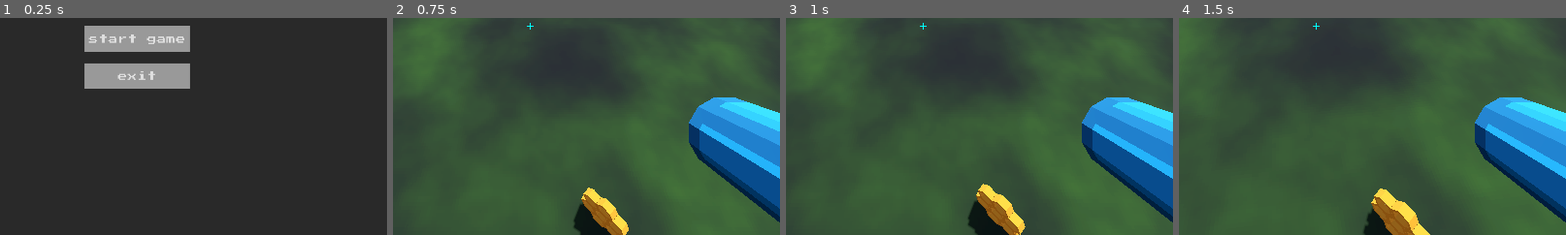
Above: before the commit, frames 1-4 (left to right).
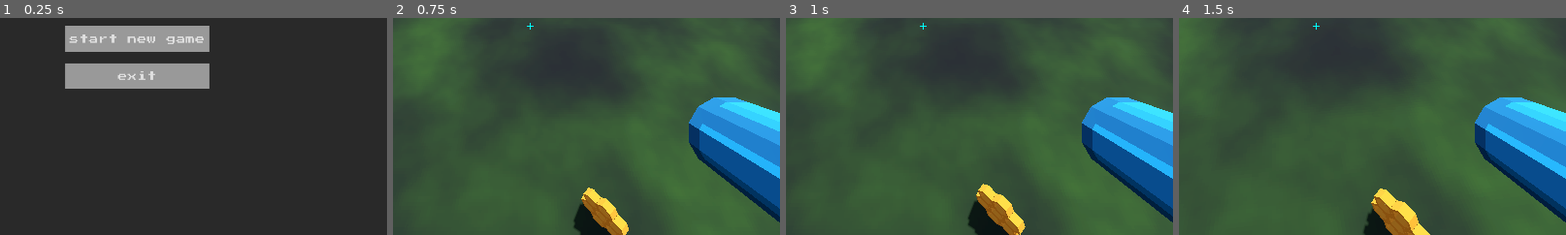
Above: after the commit, the same moments.

Repository: partkyle/bellhivers
Game: Godot game, scene res://scenes/main.tscn
Two runs of this game, one before a commit and one after it. Both use one fixed random seed, a clock stepped at 60 frames per second and the inputs below.
Inputs (mouse positions are % of the whole screen's width and height, from its top left):
- Up to frame 1 (0.25 s): no input
- Up to frame 2 (0.75 s): click (50, 53) at 0.5 s, where only the run before the commit has a clickable "start game"
- Up to frame 3 (1 s): no input
- Up to frame 4 (1.5 s): tap Enter at 1.25 s; move the mouse to (55, 50) at 1.27 s; press the mouse at (55, 50) at 1.28 s; hold W (move_up) from 1.28 s (still down)
The pictures show only the part of the screen within x 32-82%, y 48-98%; the shares and areas given below are measured in that part.

The runs differ from the first frame. In frame 1, 2.8% of the frame differs, in the area x 16-55%, y 3-33%; in frame 2, nothing differs; in frame 3, nothing differs; in frame 4, nothing differs.

Commit message:
rename and rework the game over screen to match

Diff:
--- a/ui/game_over_screen.gd
+++ b/ui/game_over_screen.gd
@@ -1,6 +1,6 @@
 extends Control
 
-@onready var subtext_label = $ColorRect/Messages/SubtextLabel
+@onready var subtext_label = $ColorRect/MenuWrapper/Messages/SubtextLabel
 
 # Called when the node enters the scene tree for the first time.
 func _ready():
@@ -21,5 +21,5 @@
 	hide()
 
 
-func _on_hive_again_button_pressed():
+func _on_start_new_game_pressed():
 	EventBus.game_started.emit()
--- a/ui/game_over_screen.tscn
+++ b/ui/game_over_screen.tscn
@@ -34,7 +34,7 @@
 grow_vertical = 2
 color = Color(0, 0, 0, 0.458824)
 
-[node name="Messages" type="VBoxContainer" parent="ColorRect"]
+[node name="MenuWrapper" type="VBoxContainer" parent="ColorRect"]
 layout_mode = 1
 anchors_preset = 8
 anchor_left = 0.5
@@ -42,55 +42,52 @@
 anchor_right = 0.5
 anchor_bottom = 0.5
 offset_left = -216.0
-offset_top = -24.0
+offset_top = -139.0
 offset_right = 216.0
-offset_bottom = 24.0
+offset_bottom = 139.0
 grow_horizontal = 2
 grow_vertical = 2
 
-[node name="GameOverLabel" type="Label" parent="ColorRect/Messages"]
+[node name="Messages" type="VBoxContainer" parent="ColorRect/MenuWrapper"]
+layout_mode = 2
+
+[node name="GameOverLabel" type="Label" parent="ColorRect/MenuWrapper/Messages"]
 layout_mode = 2
 theme_override_font_sizes/font_size = 48
 text = "Game Over"
 horizontal_alignment = 1
 
-[node name="Control" type="Control" parent="ColorRect/Messages"]
+[node name="Control" type="Control" parent="ColorRect/MenuWrapper/Messages"]
 custom_minimum_size = Vector2(0, 50)
 layout_mode = 2
 
-[node name="SubtextLabel" type="Label" parent="ColorRect/Messages"]
+[node name="SubtextLabel" type="Label" parent="ColorRect/MenuWrapper/Messages"]
 layout_mode = 2
 theme_override_font_sizes/font_size = 32
 text = "hives win"
 horizontal_alignment = 1
 
-[node name="Buttons" type="HBoxContainer" parent="ColorRect"]
-layout_mode = 1
-anchors_preset = 7
-anchor_left = 0.5
-anchor_top = 1.0
-anchor_right = 0.5
-anchor_bottom = 1.0
-offset_left = -76.0
-offset_top = -80.0
-offset_right = 76.0
-offset_bottom = -40.0
-grow_horizontal = 2
-grow_vertical = 0
+[node name="Spacer" type="Control" parent="ColorRect/MenuWrapper/Messages"]
+custom_minimum_size = Vector2(0, 100)
+layout_mode = 2
 
-[node name="MainMenuButton" type="Button" parent="ColorRect/Buttons"]
+[node name="Buttons" type="VBoxContainer" parent="ColorRect/MenuWrapper"]
+layout_mode = 2
+size_flags_horizontal = 4
+
+[node name="MainMenuButton" type="Button" parent="ColorRect/MenuWrapper/Buttons"]
 layout_mode = 2
 shortcut = SubResource("Shortcut_tjvan")
 text = "main menu"
 
-[node name="Spacer" type="Control" parent="ColorRect/Buttons"]
+[node name="Spacer" type="Control" parent="ColorRect/MenuWrapper/Buttons"]
 custom_minimum_size = Vector2(20, 0)
 layout_mode = 2
 
-[node name="HiveAgainButton" type="Button" parent="ColorRect/Buttons"]
+[node name="StartNewGame" type="Button" parent="ColorRect/MenuWrapper/Buttons"]
 layout_mode = 2
 shortcut = SubResource("Shortcut_m6oqf")
-text = "hive again"
+text = "start new game"
 
-[connection signal="pressed" from="ColorRect/Buttons/MainMenuButton" to="." method="_on_main_menu_button_pressed"]
-[connection signal="pressed" from="ColorRect/Buttons/HiveAgainButton" to="." method="_on_hive_again_button_pressed"]
+[connection signal="pressed" from="ColorRect/MenuWrapper/Buttons/MainMenuButton" to="." method="_on_main_menu_button_pressed"]
+[connection signal="pressed" from="ColorRect/MenuWrapper/Buttons/StartNewGame" to="." method="_on_start_new_game_pressed"]
--- a/ui/main_menu.gd
+++ b/ui/main_menu.gd
@@ -9,7 +9,7 @@
 	show()
 
 
-func _on_start_game_button_pressed():
+func _on_start_new_game_pressed():
 	EventBus.game_started.emit()
 	hide()
 
--- a/ui/main_menu.tscn
+++ b/ui/main_menu.tscn
@@ -70,10 +70,10 @@
 layout_mode = 2
 size_flags_horizontal = 4
 
-[node name="StartGameButton" type="Button" parent="ColorRect/MenuWrapper/Buttons"]
+[node name="StartNewGame" type="Button" parent="ColorRect/MenuWrapper/Buttons"]
 layout_mode = 2
 shortcut = SubResource("Shortcut_hsfr6")
-text = "start game"
+text = "start new game"
 
 [node name="Spacer" type="Control" parent="ColorRect/MenuWrapper/Buttons"]
 custom_minimum_size = Vector2(0, 20)
@@ -84,5 +84,5 @@
 shortcut = SubResource("Shortcut_1hr3v")
 text = "exit"
 
-[connection signal="pressed" from="ColorRect/MenuWrapper/Buttons/StartGameButton" to="." method="_on_start_game_button_pressed"]
+[connection signal="pressed" from="ColorRect/MenuWrapper/Buttons/StartNewGame" to="." method="_on_start_new_game_pressed"]
 [connection signal="pressed" from="ColorRect/MenuWrapper/Buttons/Exit" to="." method="_on_exit_pressed"]
